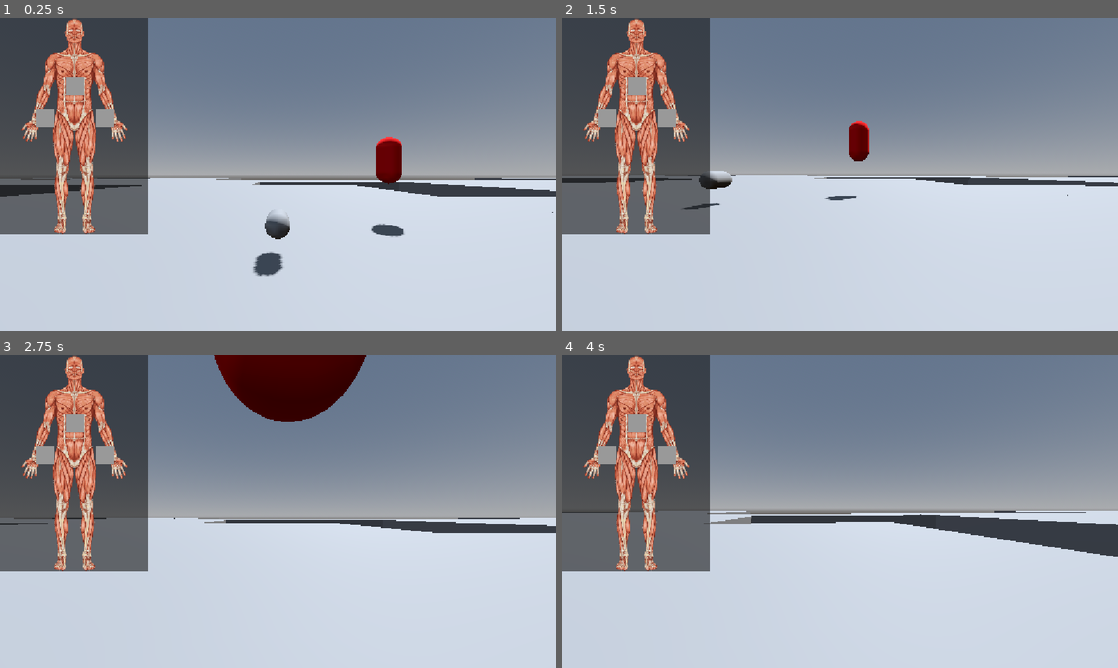
Above: before the commit, frames 1-4 (two rows, left to right).
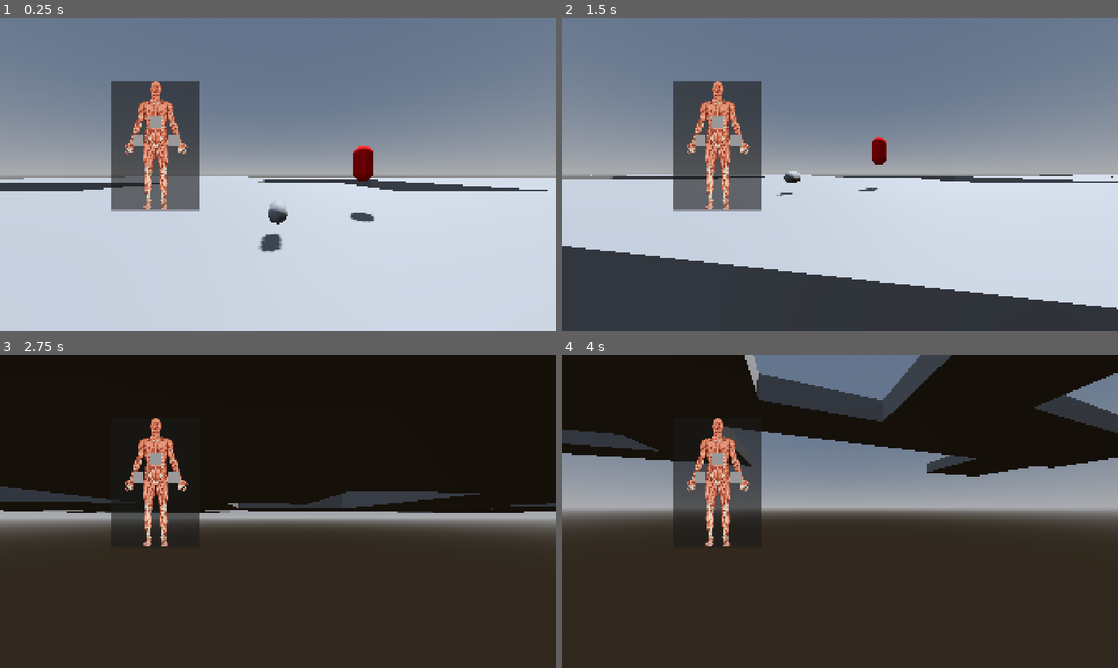
Above: after the commit, the same moments.

Repository: MarioSuper999/Godot_Dih_Mah_Tih
Game: Godot game, scene res://scenes/game.tscn
Same seed, same stepped clock (60 frames per second), same inputs: the game is played once before the commit and once after it.
Inputs (mouse positions are in pixels of both pictures, inside the frame that each line leads up to):
- Up to frame 1 (0.25 s): no input
- Up to frame 2 (1.5 s): move the mouse to (962, 158) at 0.52 s; hold D (input_right) 0.53-1.28 s; tap Shift (input_sprint) at 0.6 s; click (962, 158) at 0.67 s; tap Space (input_jump) at 0.77 s; move the mouse to (812, 174) at 1.27 s; hold W (input_forward) from 1.28 s (still down); tap F (pickup) at 1.35 s
- Up to frame 3 (2.75 s): keep holding W (input_forward); tap Space (input_jump) at 1.52 s; move the mouse to (289, 505) at 2.02 s; tap Shift (input_sprint) at 2.1 s
- Up to frame 4 (4 s): keep holding W (input_forward); move the mouse to (834, 517) at 2.77 s; tap F (pickup) at 2.85 s; click (834, 517) at 2.92 s; tap Space (input_jump) at 3.02, 3.77 s; move the mouse to (878, 514) at 3.52 s; tap Shift (input_sprint) at 3.6 s

The runs differ from the first frame. In frame 1, 23% of the frame differs, in the area x 0-100%, y 0-83%; in frame 2, 39%; in frame 3, 98%, in the area x 0-100%, y 0-100%; in frame 4, 82%.

Commit message:
Signals funktionieren nicht

Diff:
--- a/project.godot
+++ b/project.godot
@@ -17,6 +17,9 @@
 
 [display]
 
+window/size/viewport_width=1920
+window/size/viewport_height=1080
+window/size/mode=3
 window/stretch/mode="canvas_items"
 window/stretch/aspect="expand"
 
--- a/scenes/player.tscn
+++ b/scenes/player.tscn
@@ -22,6 +22,7 @@
 
 [node name="Camera3D" type="Camera3D" parent="Head" unique_id=359767302]
 current = true
+fov = 90.0
 
 [node name="RHand" type="Node3D" parent="." unique_id=444554230]
 unique_name_in_owner = true
--- a/scripts/Enemy-Script.gd
+++ b/scripts/Enemy-Script.gd
@@ -7,7 +7,8 @@
 
 var behavioral_attributes := ["normal","lurking","aggressive","semi_random"]
 var actional_attributes := ["venting","checking","running","crawling","climbing","sight"]
-var scary_attributes := ["mimicry","paranoia","schizophrenia"]
+var scary_attributes := ["paranoia","schizophrenia"]
+var mby_zu_schwierig_zu_machen_oder_nicht_geeignet_fuer_singleplyer_attributes := ["mimicry"]
 var current_attributes := []
 
 var current_behavior : String = behavioral_attributes.pick_random()
@@ -20,8 +21,6 @@
 func _process(delta: float) -> void:
 	pass
 func _physics_process(delta: float) -> void:
-	if not is_on_floor():
-		velocity += get_gravity() * delta
 	if has_target:
 		if current_attributes.has("running") and target_in_running_range():
 			move_speed = sprint_speed
@@ -34,9 +33,9 @@
 		var rotation_speed : float = 4.0
 		var target_rotation := direction.signed_angle_to(Vector3.MODEL_FRONT, Vector3.DOWN)
 		velocity = velocity.move_toward(new_velocity, 0.33)
-		#if abs(target_rotation - rotation.y) > deg_to_rad(60):
-			#rotation_speed *= move_toward(1,5,0.2)
-		#rotation.y = move_toward(rotation.y,target_rotation,delta * rotation_speed)
+		if abs(target_rotation - rotation.y) > deg_to_rad(60):
+			rotation_speed *= move_toward(1,5,0.2)
+		rotation.y = move_toward(rotation.y,target_rotation,delta * rotation_speed)
 
 	move_and_slide()
 
--- a/scripts/Game.gd
+++ b/scripts/Game.gd
@@ -1,6 +1,14 @@
 extends Node
-@onready var player = $Player
-@onready var da_monsta = $Da_Monsta
 
+@onready var player := $Player
+@onready var da_monsta := $Da_Monsta
+@onready var nav_region := $NavigationRegion3D
+@onready var rooms := $Rooms
+
+func _ready() -> void:
+	rooms.connect("generation_finished", on_generation)
+func on_generation():
+	nav_region.bake_navigation_mesh()
+	print("warum gaht das nöd :'(")
 func _physics_process(delta: float):
 	da_monsta.update_target_location(player.global_transform.origin)
--- a/scripts/procedural-generation.gd
+++ b/scripts/procedural-generation.gd
@@ -1,4 +1,5 @@
 extends Node
+signal generation_finished
 const BOUNDARY_X := 1
 const BOUNDARY_Y := 1
 const BOUNDARY_Z := 1
@@ -10,7 +11,7 @@
 func _ready() -> void:
 	var pos = Vector3(0,0,0)
 	genPath(pos, pathlen)
-
+	emit_signal("generation_finished")
 
 
 func genPath(pos, length):
